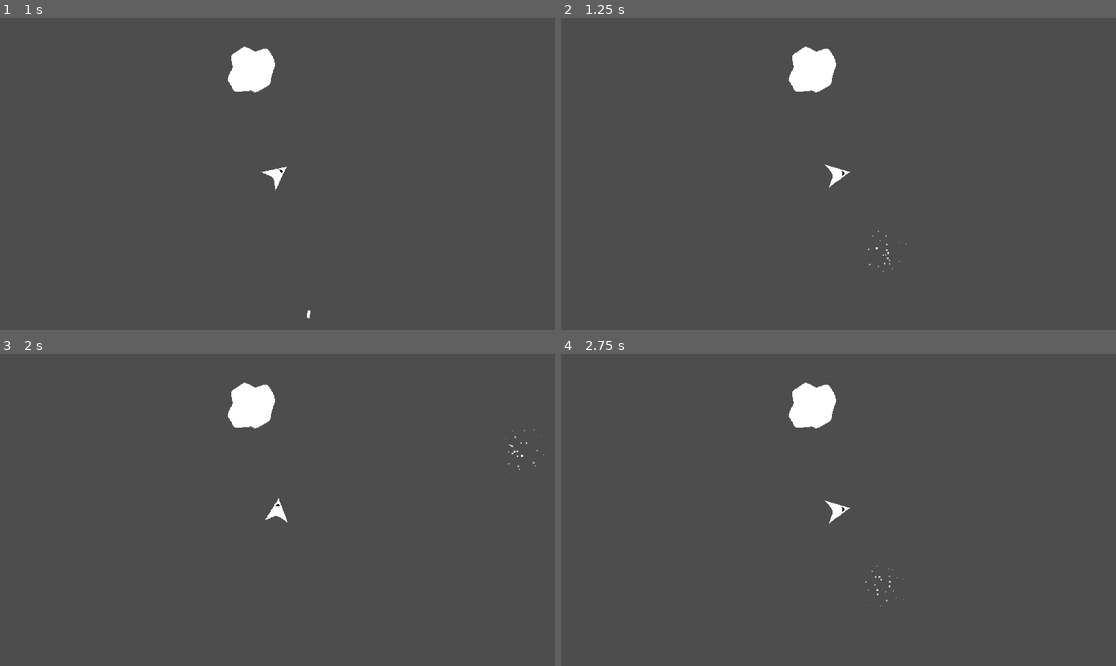
Above: before the commit, frames 1-4 (two rows, left to right).
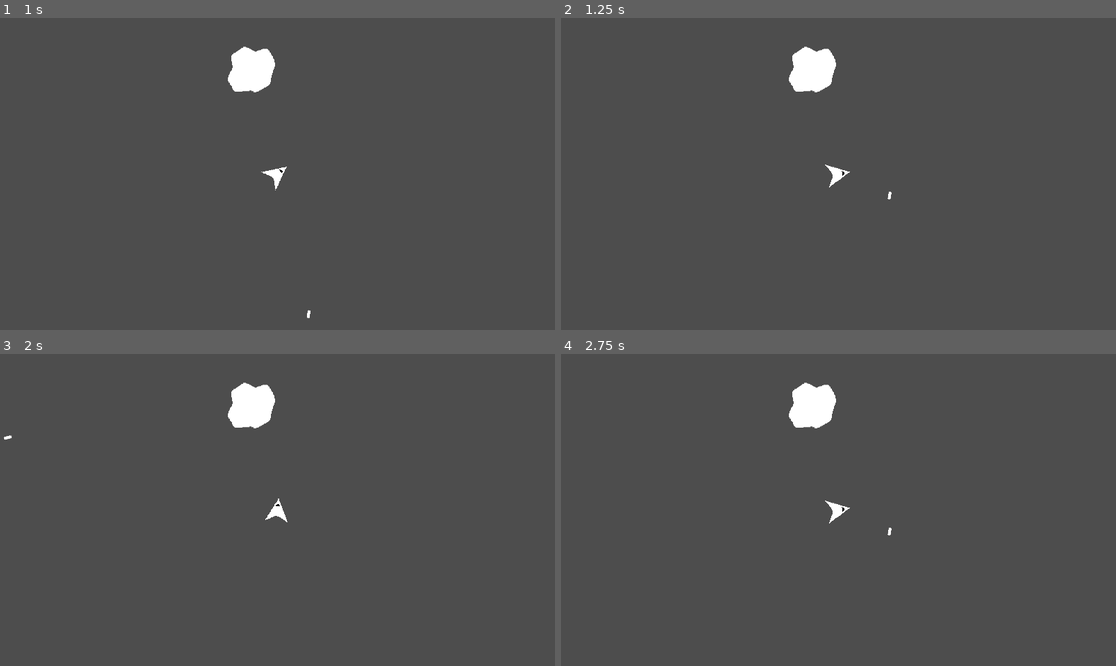
Above: after the commit, the same moments.

Repository: JustinRyanH/1bit_space
Game: Godot game, scene res://scenes/demo.tscn
Two runs of this game, one before a commit and one after it. Both use one fixed random seed, a clock stepped at 60 frames per second and the inputs below.
Inputs:
- Up to frame 1 (1 s): tap Enter at 0.5 s; hold D (Rotate Right) from 0.53 s (still down); tap Space (Fire) at 0.6 s
- Up to frame 2 (1.25 s): keep holding D (Rotate Right)
- Up to frame 3 (2 s): release D (Rotate Right) at 1.28 s; hold A (Rotate Left) from 1.28 s (still down); tap Space (Fire) at 1.35 s
- Up to frame 4 (2.75 s): release A (Rotate Left) at 2.03 s; hold D (Rotate Right) from 2.03 s (still down); tap Space (Fire) at 2.1 s

Frame 1 is identical in both runs. In frame 2, less than 0.1% of the frame differs, in the area x 53-63%, y 55-82%; in frame 3, less than 0.1%, in the area x 0-99%, y 24-39%; in frame 4, less than 0.1%.

Commit message:
fix: Object would collide with self

Diff:
--- a/actors/asteroid.gd
+++ b/actors/asteroid.gd
@@ -2,4 +2,4 @@
 
 
 func _on_hurtbox_component_hurt(hitbox: HitboxComponent) -> void:
-	print(hitbox.damage)
+	print(hitbox.get_parent().name)
--- a/components/hitbox_component.gd
+++ b/components/hitbox_component.gd
@@ -2,8 +2,9 @@
 extends Area2D
 
 @export var damage: float = 1.0
+@export var actor: Node2D
 
-signal hit_hurtbox(hurtbox: HurtboxComponent)
+signal hit_hurtbox(hurtbox: HurtboxComponent, positon: Vector2)
 
 func _ready() -> void:
 	area_entered.connect(_on_hurtbox_entered)
@@ -12,5 +13,5 @@
 	if not hurtbox is HurtboxComponent: return
 	if hurtbox.is_invincible: return
 
-	hit_hurtbox.emit(hurtbox)
+	hit_hurtbox.emit(hurtbox, actor.global_position)
 	hurtbox.hurt.emit(self)
--- a/scenes/asteroid.tscn
+++ b/scenes/asteroid.tscn
@@ -13,14 +13,18 @@
 texture = ExtResource("1_7j008")
 
 [node name="HurtboxComponent" type="Area2D" parent="."]
+collision_mask = 0
 script = ExtResource("2_hdpx8")
 
 [node name="CollisionPolygon2D" type="CollisionPolygon2D" parent="HurtboxComponent"]
 position = Vector2(2.08165e-12, 2.08165e-12)
 polygon = PackedVector2Array(-41, -28, -13, -46, 9, -36, 30, -42, 49, -13, 37, 31, 12, 48, -2, 45, -34, 47, -49, 22, -38, -6)
 
-[node name="HitboxComponet" type="Area2D" parent="."]
+[node name="HitboxComponet" type="Area2D" parent="." node_paths=PackedStringArray("actor")]
+collision_layer = 0
+collision_mask = 2
 script = ExtResource("3_bav5p")
+actor = NodePath("..")
 
 [node name="CollisionPolygon2D" type="CollisionPolygon2D" parent="HitboxComponet"]
 position = Vector2(2.08165e-12, 2.08165e-12)
--- a/scenes/projectile.tscn
+++ b/scenes/projectile.tscn
@@ -40,9 +40,8 @@
 [sub_resource type="CircleShape2D" id="CircleShape2D_sfrjq"]
 radius = 3.0
 
-[sub_resource type="CapsuleShape2D" id="CapsuleShape2D_tk5du"]
-radius = 3.0
-height = 16.0
+[sub_resource type="CircleShape2D" id="CircleShape2D_oexp2"]
+radius = 3.16228
 
 [node name="Projectile" type="Node2D"]
 script = ExtResource("1_fc7vh")
@@ -59,10 +58,12 @@
 texture = ExtResource("2_j0vs4")
 
 [node name="HurtboxComponent" type="Area2D" parent="."]
+collision_layer = 3
+collision_mask = 3
 script = ExtResource("4_1b7nr")
 
 [node name="CollisionShape2D" type="CollisionShape2D" parent="HurtboxComponent"]
-position = Vector2(0, -5)
+position = Vector2(0, -6)
 shape = SubResource("CircleShape2D_sfrjq")
 
 [node name="WrapboxComponent" type="Area2D" parent="." node_paths=PackedStringArray("actor")]
@@ -72,10 +73,11 @@
 actor = NodePath("..")
 
 [node name="CollisionShape2D" type="CollisionShape2D" parent="WrapboxComponent"]
-shape = SubResource("CapsuleShape2D_tk5du")
+position = Vector2(0, 5)
+shape = SubResource("CircleShape2D_oexp2")
 
 [node name="ProjectileLifetime" type="Timer" parent="."]
-wait_time = 0.5
+wait_time = 0.8
 one_shot = true
 autostart = true
 
